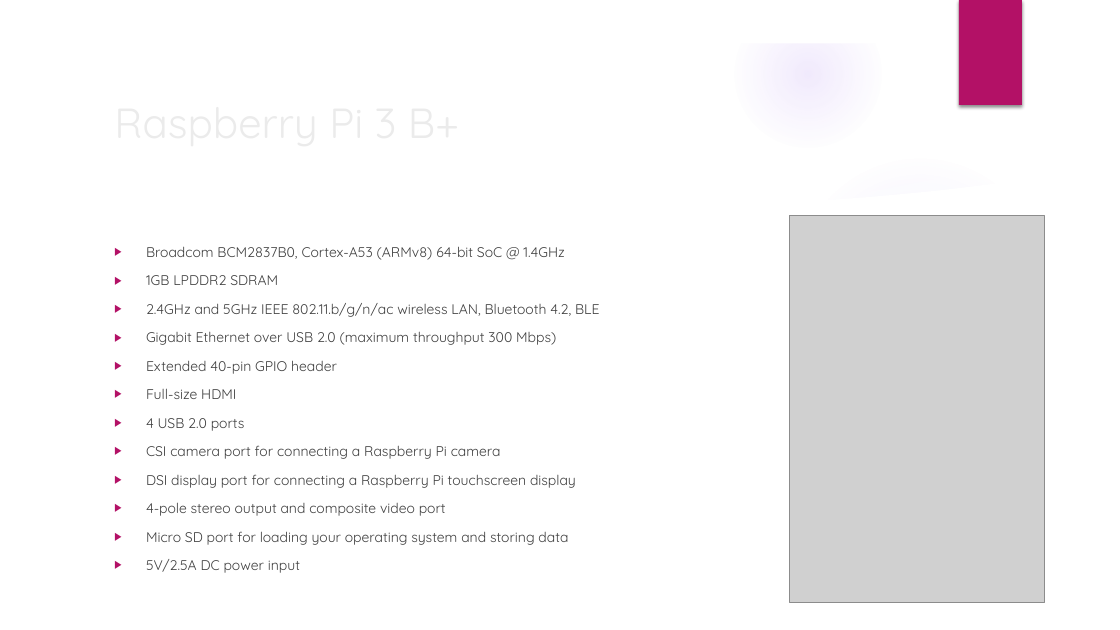
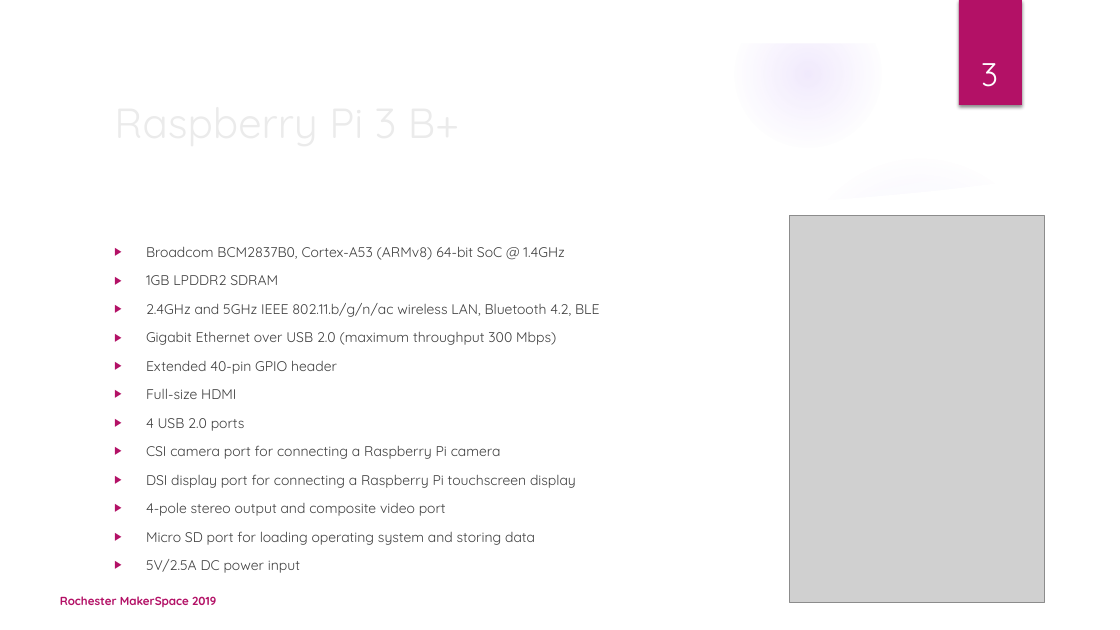
Before and after one commit to RochesterMakerSpace/Raspberry-Pi-class, a slide deck: slide 3 of docs/Introduction to Raspberry Pi.pptx. Drawn at 1120x630 pixels with LibreOffice and Linux fonts; fonts in the diff are those of the drawing; grey boxes stand for pictures; background and template pictures are left out. Boxes give left, top, right and bottom in pixels: in the first picture for what was removed or moved away, otherwise in the second. Text is boxed around its words. In the diff, an @@ line names an element or a change of style, - is before the commit and + after.

```diff
--- a/docs/Introduction to Raspberry Pi.pptx
+++ b/docs/Introduction to Raspberry Pi.pptx
@@ page number added at <box>981,63,998,87</box>, 28 pt, text #FFFFFF @@
+3
@@ text at <box>146,532,535,545</box>: text changed @@
-▶ Micro SD port for loading your operating system and storing data
+▶ Micro SD port for loading operating system and storing data
@@ text added at <box>60,596,216,607</box>, 10 pt, text #B31166, bold @@
+Rochester MakerSpace 2019
```
Also in this commit, not shown: 5 other slides changed, 1 other file.
